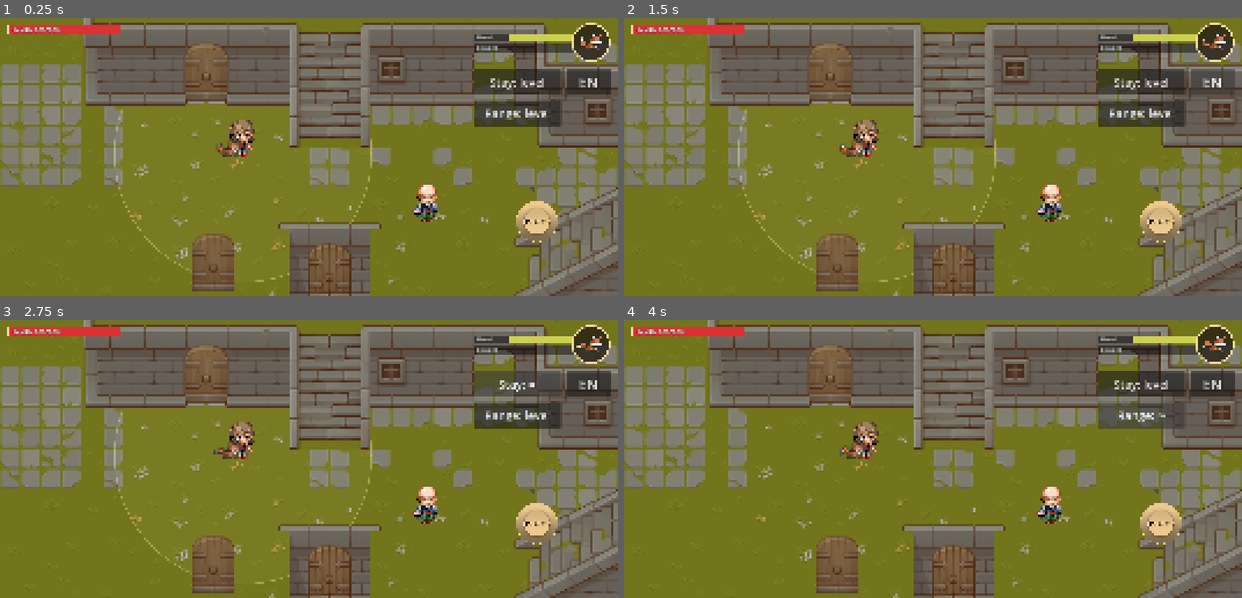
Above: before the commit, frames 1-4 (two rows, left to right).
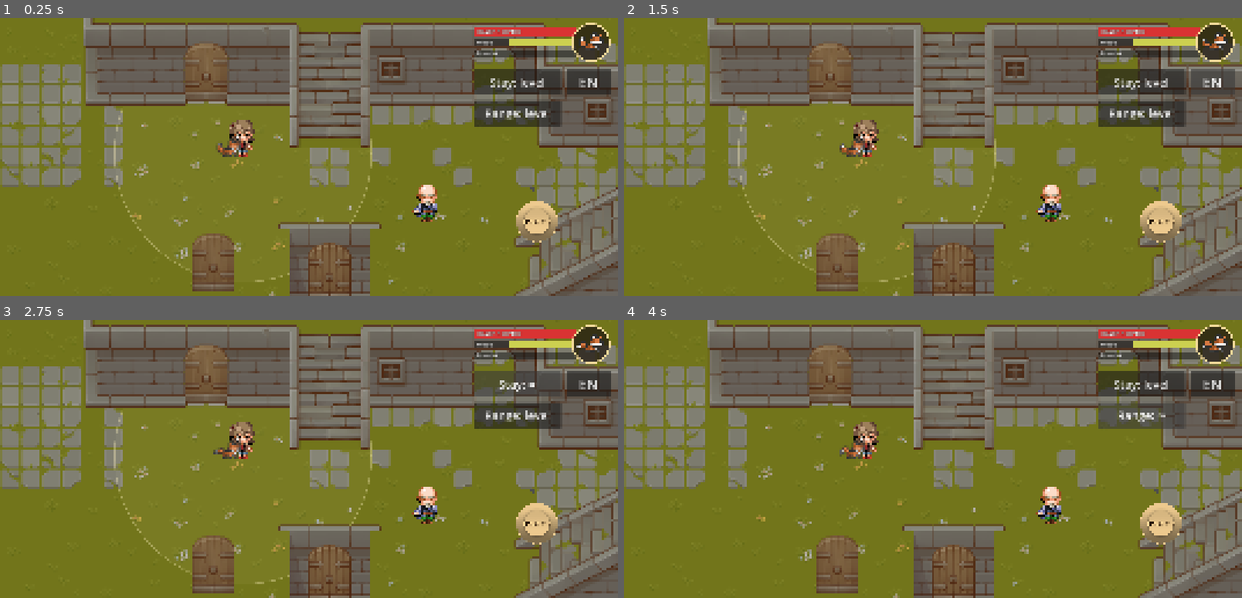
Above: after the commit, the same moments.

Repository: Davinca123/Everbond
Game: Godot game, scene res://scenes/main/main.tscn
The game is run twice, just before and just after one commit, with the same random seed, the same clock (stepped at 60 frames per second) and the same inputs.
Inputs:
- Up to frame 1 (0.25 s): no input
- Up to frame 2 (1.5 s): click "EN" at 0.5 s; click "HU" at 1.25 s
- Up to frame 3 (2.75 s): click "Stay: level" at 2 s
- Up to frame 4 (4 s): click "Stay: ∞" at 2.75 s; click "Range: level" at 3.5 s

The runs differ from the first frame. In frame 1, 2.0% of the frame differs, in the area x 1-94%, y 2-15%; in frame 2, 2.0%; in frame 3, 2.0%; in frame 4, 2.0%.

Commit message:
Fix the oversized quest box and give the companion a health bar
The quest box was about 2000 px tall when it first appeared after the
Old Sage: while hidden, its wrapping label had no width yet, so the
wrapped height was computed one word per line. The label now has a
fixed wrap width.

The companion gets health in CompanionState (0-100, with a change
signal, for the combat later), shown as the first bar from the circle
in its HUD. The player's health bar in the top left is gone for now.

Co-Authored-By: Claude Opus 5.5 <noreply@anthropic.com>

Diff:
--- a/scenes/ui/companion_hud.gd
+++ b/scenes/ui/companion_hud.gd
@@ -1,7 +1,7 @@
 extends Control
 
 # A lény jelzője a jobb felső sarokban: egy kör, benne a róka (a lény sprite-ját másolja,
-# így látszik, mit csinál), és a körből balra induló csíkok: hangulat és kötődés
+# így látszik, mit csinál), és a körből balra induló csíkok: életerő, hangulat és kötődés
 # (CompanionState). A tanítás haladása a küldetés feliratán és a felugró feliraton látszik.
 
 const RADIUS: float = 75.0
@@ -23,6 +23,10 @@
 const MOOD_MID_COLOR: Color = Color(0.95, 0.8, 0.3)
 const MOOD_HIGH_COLOR: Color = Color(0.45, 0.85, 0.35)
 const BOND_COLOR: Color = Color(0.95, 0.45, 0.65)
+const HEALTH_COLOR: Color = Color(0.85, 0.2, 0.2)
+const LOW_HEALTH_COLOR: Color = Color(1.0, 0.45, 0.2)
+## Ez alatt (arány) narancsos az életerő csík
+const LOW_HEALTH: float = 0.25
 
 var companion: Node2D
 var fox: Sprite2D
@@ -34,6 +38,7 @@
 	add_child(fox)
 	SignalBus.companion_mood_changed.connect(queue_redraw.unbind(1))
 	SignalBus.companion_bond_changed.connect(queue_redraw.unbind(1))
+	SignalBus.companion_health_changed.connect(queue_redraw.unbind(2))
 	SignalBus.language_changed.connect(queue_redraw.unbind(1))
 	resized.connect(queue_redraw)
 
@@ -62,7 +67,10 @@
 	var mood_ratio: float = (CompanionState.mood + 1.0) / 2.0
 	var mood_color: Color = MOOD_LOW_COLOR.lerp(MOOD_MID_COLOR, mood_ratio * 2.0) if mood_ratio < 0.5 \
 			else MOOD_MID_COLOR.lerp(MOOD_HIGH_COLOR, mood_ratio * 2.0 - 1.0)
+	var health_ratio: float = float(CompanionState.health) / CompanionState.MAX_HEALTH
 	var rows: Array = [
+		["%s %d/%d" % [tr("HUD_HEALTH"), CompanionState.health, CompanionState.MAX_HEALTH], health_ratio,
+				LOW_HEALTH_COLOR if health_ratio < LOW_HEALTH else HEALTH_COLOR],
 		[tr("HUD_MOOD"), mood_ratio, mood_color],
 		["%s %.0f" % [tr("HUD_BOND"), CompanionState.bond], minf(CompanionState.bond / BOND_FULL, 1.0), BOND_COLOR],
 	]
--- a/scenes/ui/health_bar.gd
+++ /dev/null
@@ -1,30 +0,0 @@
-extends Control
-
-# A hős életereje a bal felső sarokban: piros csík a számmal (PlayerData, SignalBus.player_health_changed).
-
-const BAR_HEIGHT: float = 34.0
-const FONT_SIZE: int = 26
-const BACKGROUND_COLOR: Color = Color(0, 0, 0, 0.5)
-const BORDER_COLOR: Color = Color(0.95, 0.85, 0.6)
-const HEALTH_COLOR: Color = Color(0.85, 0.2, 0.2)
-const LOW_HEALTH_COLOR: Color = Color(1.0, 0.45, 0.2)
-## Ez alatt (arány) narancsos a csík
-const LOW_HEALTH: float = 0.25
-
-func _ready() -> void:
-	mouse_filter = Control.MOUSE_FILTER_IGNORE
-	SignalBus.player_health_changed.connect(queue_redraw.unbind(2))
-	SignalBus.language_changed.connect(queue_redraw.unbind(1))
-	resized.connect(queue_redraw)
-
-func _draw() -> void:
-	var ratio: float = clampf(float(PlayerData.current_health) / PlayerData.max_health, 0.0, 1.0)
-	var rect := Rect2(Vector2.ZERO, Vector2(size.x, BAR_HEIGHT))
-	draw_rect(rect, BACKGROUND_COLOR)
-	draw_rect(Rect2(rect.position, Vector2(rect.size.x * ratio, rect.size.y)), LOW_HEALTH_COLOR if ratio < LOW_HEALTH else HEALTH_COLOR)
-	draw_rect(rect, BORDER_COLOR, false, 3.0)
-	var text: String = "%s %d/%d" % [tr("HUD_HEALTH"), PlayerData.current_health, PlayerData.max_health]
-	var font := get_theme_default_font()
-	var at := Vector2(12, BAR_HEIGHT / 2.0 + FONT_SIZE * 0.35)
-	draw_string_outline(font, at, text, HORIZONTAL_ALIGNMENT_LEFT, -1, FONT_SIZE, 6, Color.BLACK)
-	draw_string(font, at, text, HORIZONTAL_ALIGNMENT_LEFT, -1, FONT_SIZE, Color.WHITE)
--- a/scenes/ui/quest_label.gd
+++ b/scenes/ui/quest_label.gd
@@ -3,6 +3,9 @@
 # A küldetés felirata a képernyő tetején: a címe és a teendő (SignalBus.quest_changed).
 # Teljesítéskor egy ideig még látszik, utána elhalványul.
 
+## A felirat szélessége (px); a szöveg ezen belül tördelődik
+const WIDTH: float = 1000.0
+const MARGIN_X: float = 28.0
 ## Ennyi ideig látszik a "teljesítve" felirat (mp)
 const DONE_SHOW_TIME: float = 4.0
 const FADE_TIME: float = 0.5
@@ -25,7 +28,7 @@
 	style.border_color = Color(0.95, 0.85, 0.6)
 	style.set_border_width_all(4)
 	style.set_corner_radius_all(14)
-	style.content_margin_left = 28; style.content_margin_right = 28
+	style.content_margin_left = MARGIN_X; style.content_margin_right = MARGIN_X
 	style.content_margin_top = 12; style.content_margin_bottom = 14
 	add_theme_stylebox_override("panel", style)
 	var box := VBoxContainer.new()
@@ -38,6 +41,9 @@
 	text_label.add_theme_color_override("font_color", Color.WHITE)
 	text_label.add_theme_font_size_override("font_size", 36)
 	text_label.autowrap_mode = TextServer.AUTOWRAP_WORD_SMART
+	# Rögzített tördelési szélesség: rejtve a címke szélessége még 0, és akkor a tördelt
+	# szöveg magasságát szavanként egy sorral számolná (az első megjelenéskor óriási doboz)
+	text_label.custom_minimum_size.x = WIDTH - 2.0 * MARGIN_X
 	for label in [title_label, text_label]:
 		label.auto_translate_mode = Node.AUTO_TRANSLATE_MODE_DISABLED
 		label.horizontal_alignment = HORIZONTAL_ALIGNMENT_CENTER
--- a/scenes/ui/screen_ui.tscn
+++ b/scenes/ui/screen_ui.tscn
@@ -16,7 +16,6 @@
 [ext_resource type="Script" path="res://scenes/ui/companion_hud.gd" id="12_hud"]
 [ext_resource type="Script" path="res://scenes/ui/test_toggle_button.gd" id="13_toggle"]
 [ext_resource type="Script" path="res://scenes/ui/quest_label.gd" id="14_quest"]
-[ext_resource type="Script" path="res://scenes/ui/health_bar.gd" id="15_health"]
 
 [sub_resource type="LabelSettings" id="LabelSettings_ao5ua"]
 font_size = 100
@@ -199,13 +198,6 @@
 script = ExtResource("13_toggle")
 setting = 1
 
-[node name="HealthBar" type="Control" parent="."]
-offset_left = 30.0
-offset_top = 30.0
-offset_right = 470.0
-offset_bottom = 64.0
-script = ExtResource("15_health")
-
 [node name="QuestLabel" type="PanelContainer" parent="."]
 anchors_preset = 5
 anchor_left = 0.5
@@ -220,9 +212,9 @@
 
 [node name="DebugOverlay" type="Label" parent="."]
 offset_left = 30.0
-offset_top = 90.0
+offset_top = 30.0
 offset_right = 680.0
-offset_bottom = 260.0
+offset_bottom = 200.0
 theme_override_colors/font_color = Color(1, 1, 1, 1)
 theme_override_colors/font_outline_color = Color(0, 0, 0, 1)
 theme_override_constants/outline_size = 8
--- a/scripts/global/companion_state.gd
+++ b/scripts/global/companion_state.gd
@@ -7,6 +7,7 @@
 #
 # mood: -1 (nagyon rosszkedvű) … +1 (nagyon boldog); idővel visszatér a nyugalmi pontjához.
 # bond: a kötődés a hőshöz, 0-tól felfelé.
+# health: az életereje, 0 és MAX_HEALTH között (a harc később jön; 0-nál elájul).
 # Az események (apply_event) a EVENTS táblából változtatják őket.
 
 ## A hangulat nyugalmi pontja (később a természet és a szükségletek állítják)
@@ -26,6 +27,9 @@
 	&"stay_too_short": { "mood": -0.1, "bond": 0.0 },
 }
 
+const MAX_HEALTH: int = 100
+
+var health: int = MAX_HEALTH
 var mood: float = MOOD_REST
 var bond: float = 0.0
 var last_signalled_mood: float = MOOD_REST
@@ -45,6 +49,16 @@
 		bond = maxf(bond + bond_change, 0.0)
 		SignalBus.companion_bond_changed.emit(bond)
 
+func set_health(value: int) -> void:
+	health = clampi(value, 0, MAX_HEALTH)
+	SignalBus.companion_health_changed.emit(health, MAX_HEALTH)
+
+func take_damage(amount: int) -> void:
+	set_health(health - amount)
+
+func heal(amount: int) -> void:
+	set_health(health + amount)
+
 func set_mood(value: float) -> void:
 	mood = clampf(value, -1.0, 1.0)
 	last_signalled_mood = mood
--- a/scripts/global/signal_bus.gd
+++ b/scripts/global/signal_bus.gd
@@ -54,6 +54,8 @@
 # A lény hangulata (-1..1) és kötődése (0-tól) változott (CompanionState)
 signal companion_mood_changed(mood: float)
 signal companion_bond_changed(bond: float)
+# A lény életereje változott (CompanionState)
+signal companion_health_changed(health: int, max_health: int)
 signal companion_obedience_changed(new_level: int)
 signal companion_leveled_up(new_form: String)
 
--- a/test/hud_test.gd
+++ b/test/hud_test.gd
@@ -1,6 +1,6 @@
 extends SceneTree
 # Teszt a lény jelzőjéhez (scenes/ui/companion_hud.gd), a teszt kapcsolókhoz
-# (scenes/ui/test_toggle_button.gd) és a kezdő falatokhoz.
+# (scenes/ui/test_toggle_button.gd), a kezdő falatokhoz és a lény életerejéhez.
 #
 # Futtatás (a projekt mappájából):
 #   godot --headless --path . -s res://test/hud_test.gd
@@ -64,5 +64,18 @@
 	check("toggles_block_taps_and_buttons_bottom_right", stay_toggle.is_in_group("blocks_taps") and range_toggle.is_in_group("blocks_taps")
 			and buttons_right, "buttons_right=%s" % buttons_right)
 
+	# 6. A lény életereje: a CompanionState-ben, a határok között, és jelez
+	var state = root.get_node("CompanionState")
+	var healths: Array = []
+	root.get_node("SignalBus").companion_health_changed.connect(func(h, m): healths.append([h, m]))
+	var full: bool = state.health == state.MAX_HEALTH
+	state.take_damage(30)
+	var hurt: int = state.health
+	state.take_damage(500)
+	var floored: int = state.health
+	state.heal(1000)
+	check("companion_health", full and hurt == 70 and floored == 0 and state.health == state.MAX_HEALTH
+			and healths == [[70, 100], [0, 100], [100, 100]] and not ui.has_node("HealthBar"), str(healths))
+
 	print("DONE: %d failure(s)" % failures)
 	quit(1 if failures else 0)
--- a/test/quest_test.gd
+++ b/test/quest_test.gd
@@ -1,6 +1,6 @@
 extends SceneTree
 # Teszt az első küldetéshez (scripts/quests/gate_quest.gd), a feliratához
-# (scenes/ui/quest_label.gd) és az életerő csíkhoz (scenes/ui/health_bar.gd).
+# (scenes/ui/quest_label.gd).
 #
 # Futtatás (a projekt mappájából):
 #   godot --headless --path . -s res://test/quest_test.gd
@@ -59,6 +59,10 @@
 		if not dialogue.visible: break
 		await press("interact")
 		await create_timer(0.1).timeout
+	await process_frame
+	await process_frame
+	# Hiba volt: az első megjelenéskor a doboz ~2000 px magas lett (a tördelés 0 szélességgel számolt)
+	check("box_fits_text_after_sage", label.size.y < 200.0 and label.size.x == label.WIDTH, "size=%s" % label.size)
 	check("sage_starts_find_gate", quest.stage == quest.Stage.FIND_GATE and label.visible
 			and label.text_label.text == "Find the old gate south-east of the Old Sage." and label.title_label.text == "The old gate",
 			"stage=%d text=%s" % [quest.stage, label.text_label.text])
@@ -97,13 +101,5 @@
 	await create_timer(label.DONE_SHOW_TIME + label.FADE_TIME + 0.3).timeout
 	check("passed_completes_and_hides", quest.stage == quest.Stage.DONE and done_shown and not label.visible)
 
-	# 10. Az életerő csík a bal felső sarokban, és a változásra újrarajzol
-	var health = root.get_node("Main/ScreenUI/HealthBar")
-	var rect: Rect2 = health.get_global_rect()
-	data.take_damage(30)
-	check("health_bar_top_left", rect.position.x < 60 and rect.position.y < 60 and rect.size.x > 300 and data.current_health == 70,
-			"rect=%s health=%d" % [rect, data.current_health])
-	data.heal(30)
-
 	print("DONE: %d failure(s)" % failures)
 	quit(1 if failures else 0)
Not shown, removed: scenes/ui/health_bar.gd.uid
Not shown, changed: docs/gameplay-plan.md
